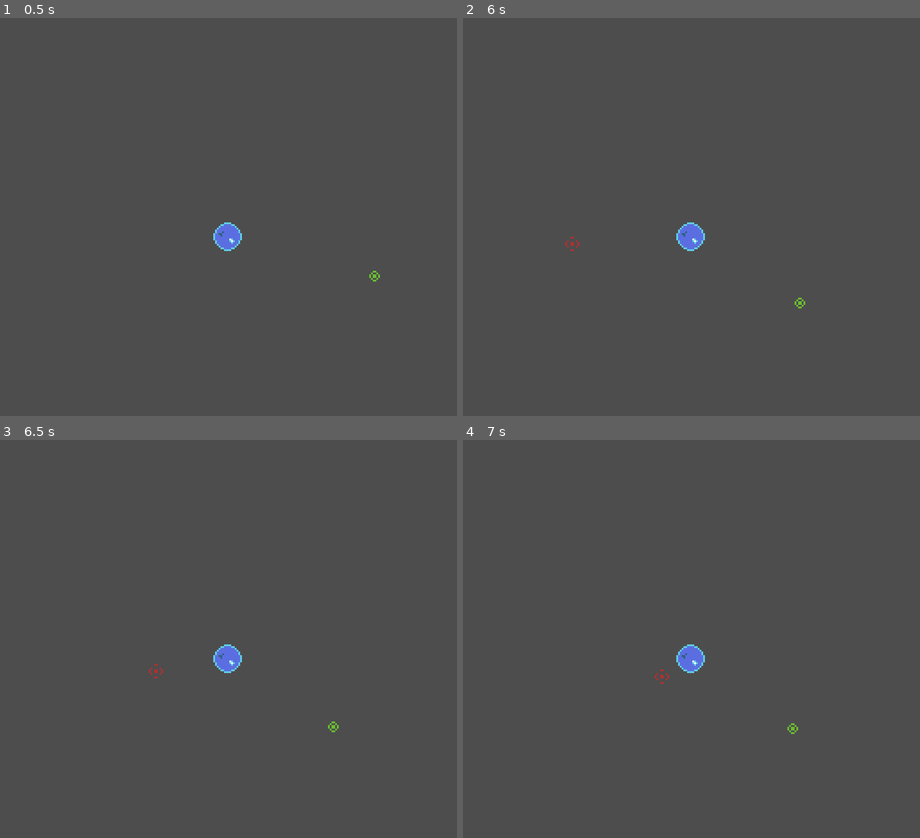
Above: before the commit, frames 1-4 (two rows, left to right).
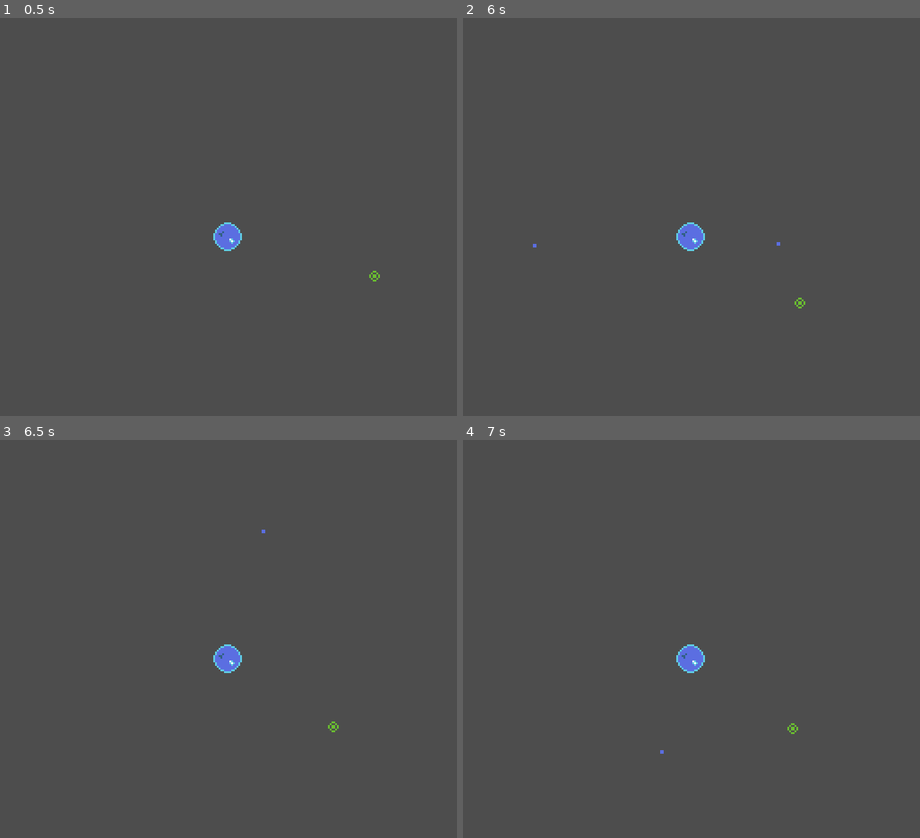
Above: after the commit, the same moments.

Repository: WinterAtne/Space-Pirate-Survival
Game: Godot game, scene res://scenes/main.tscn
The game is run twice, just before and just after one commit, with the same random seed, the same clock (stepped at 60 frames per second) and the same inputs.
Inputs (mouse positions are in pixels of both pictures, inside the frame that each line leads up to):
- Up to frame 1 (0.5 s): no input
- Up to frame 2 (6 s): tap Enter at 0.5, 2, 3.5 s; move the mouse to (668, 328) at 0.52 s; hold Space (accelerate) 0.53-2.03 s; click (668, 328) at 0.6 s; move the mouse to (828, 304) at 1.27 s; click (828, 304) at 1.35 s; move the mouse to (554, 169) at 2.02 s; click (554, 169) at 2.1 s; tap Space (accelerate) at 2.75, 4.25 s; move the mouse to (714, 236) at 2.77 s; click (714, 236) at 2.85 s; move the mouse to (622, 121) at 3.52 s; click (622, 121) at 3.6 s; move the mouse to (792, 213) at 4.27 s; hold Space (accelerate) from 4.28 s (still down); click (792, 213) at 4.35 s; move the mouse to (600, 260) at 5.02 s; click (600, 260) at 5.1 s; move the mouse to (737, 137) at 5.77 s; click (737, 137) at 5.85 s
- Up to frame 3 (6.5 s): keep holding Space (accelerate)
- Up to frame 4 (7 s): keep holding Space (accelerate); move the mouse to (668, 750) at 6.52 s; click (668, 750) at 6.6 s

Frame 1 is identical in both runs. In frame 2, less than 0.1% of the frame differs, in the area x 15-70%, y 54-59%; in frame 3, less than 0.1%; in frame 4, less than 0.1%.

Commit message:
Created the torpedo

Diff:
--- a/project.godot
+++ b/project.godot
@@ -34,6 +34,11 @@
 "events": [Object(InputEventKey,"resource_local_to_scene":false,"resource_name":"","device":-1,"window_id":0,"alt_pressed":false,"shift_pressed":false,"ctrl_pressed":false,"meta_pressed":false,"pressed":false,"keycode":0,"physical_keycode":32,"key_label":0,"unicode":32,"echo":false,"script":null)
 ]
 }
+fire={
+"deadzone": 0.5,
+"events": [Object(InputEventMouseButton,"resource_local_to_scene":false,"resource_name":"","device":-1,"window_id":0,"alt_pressed":false,"shift_pressed":false,"ctrl_pressed":false,"meta_pressed":false,"button_mask":1,"position":Vector2(90, 20),"global_position":Vector2(94, 61),"factor":1.0,"button_index":1,"canceled":false,"pressed":true,"double_click":false,"script":null)
+]
+}
 
 [physics]
 
--- a/scenes/hurtbox.gd
+++ b/scenes/hurtbox.gd
@@ -1,5 +1,6 @@
 extends Node
 
 func _on_body_entered(body) -> void:
-	if body.has_method("damage"):
+	#It can collide with itself so we need to make sure it doesn't
+	if body.has_method("damage") and not get_parent() == body:
 		body.damage()
--- a/scenes/player.gd
+++ b/scenes/player.gd
@@ -1,15 +1,29 @@
 extends RigidBody2D
 
 const acceleration : float = 5.0
+const torpedo_speed : float = 10000
+
+@export var torpedo : PackedScene
 
 func _physics_process(delta) -> void:
+	var mouse_position : Vector2 = get_viewport().get_mouse_position()
+	mouse_position = mouse_position - ((get_viewport().get_visible_rect().size / 2))
+	var facing : Vector2 = position.direction_to(mouse_position)
+
 	if Input.is_action_pressed("accelerate"):
-		var mouse_position : Vector2 = get_viewport().get_mouse_position()
-		mouse_position = mouse_position - ((get_viewport().get_visible_rect().size / 2))
-		var force_direction : Vector2 = position.direction_to(mouse_position)
+		apply_central_force(facing * acceleration)
 
-		apply_central_force(force_direction * acceleration)
 
+	if Input.is_action_just_pressed("fire"):
+		fire_torpedo(facing)
+
+
+func fire_torpedo(facing : Vector2) -> void:
+	var instanced_torpedo = torpedo.instantiate()
+	get_parent().add_child(instanced_torpedo)
+	instanced_torpedo.position = facing * 16 + global_position;
+
+	instanced_torpedo.apply_central_force(facing * torpedo_speed)
 
 
 func damage() -> void:
--- a/scenes/player.tscn
+++ b/scenes/player.tscn
@@ -1,15 +1,17 @@
-[gd_scene load_steps=5 format=3 uid="uid://cq3dypgj7lmc3"]
+[gd_scene load_steps=6 format=3 uid="uid://cq3dypgj7lmc3"]
 
 [ext_resource type="Script" path="res://scenes/player.gd" id="1_cugs0"]
 [ext_resource type="PackedScene" uid="uid://bvuiqs22t8vbo" path="res://scenes/gravity_object.tscn" id="1_padlu"]
+[ext_resource type="PackedScene" uid="uid://pc4t7461wbx8" path="res://scenes/torpedo.tscn" id="2_7maqe"]
 [ext_resource type="Texture2D" uid="uid://c8wnsxmuynco4" path="res://assets/player_ship.png" id="2_bxrph"]
 
 [sub_resource type="RectangleShape2D" id="RectangleShape2D_k2fau"]
 size = Vector2(6, 6)
 
 [node name="Player" type="RigidBody2D"]
-collision_mask = 0
+collision_layer = 0
 script = ExtResource("1_cugs0")
+torpedo = ExtResource("2_7maqe")
 
 [node name="Sprite" type="Sprite2D" parent="."]
 texture = ExtResource("2_bxrph")
--- a/scenes/ship.tscn
+++ b/scenes/ship.tscn
@@ -1,14 +1,14 @@
-[gd_scene load_steps=5 format=3 uid="uid://j7vqb66401co"]
+[gd_scene load_steps=6 format=3 uid="uid://j7vqb66401co"]
 
 [ext_resource type="Script" path="res://scenes/ship.gd" id="1_2oboe"]
 [ext_resource type="PackedScene" uid="uid://bvuiqs22t8vbo" path="res://scenes/gravity_object.tscn" id="1_fboxx"]
 [ext_resource type="Texture2D" uid="uid://bew35rdqjt7po" path="res://assets/ship.png" id="2_0tuav"]
+[ext_resource type="PackedScene" uid="uid://cgkbeytfggb7p" path="res://scenes/hurtbox.tscn" id="4_amvcd"]
 
 [sub_resource type="CircleShape2D" id="CircleShape2D_y4a83"]
 radius = 4.12311
 
 [node name="Ship" type="RigidBody2D"]
-collision_mask = 0
 script = ExtResource("1_2oboe")
 
 [node name="Sprite" type="Sprite2D" parent="."]
@@ -18,3 +18,8 @@
 shape = SubResource("CircleShape2D_y4a83")
 
 [node name="GravityObject" parent="." instance=ExtResource("1_fboxx")]
+
+[node name="Hurtbox" parent="." instance=ExtResource("4_amvcd")]
+
+[node name="CollisionShape2D" type="CollisionShape2D" parent="Hurtbox"]
+shape = SubResource("CircleShape2D_y4a83")
--- /dev/null
+++ b/scenes/torpedo.tscn
@@ -0,0 +1,17 @@
+[gd_scene load_steps=4 format=3 uid="uid://pc4t7461wbx8"]
+
+[ext_resource type="PackedScene" uid="uid://j7vqb66401co" path="res://scenes/ship.tscn" id="1_8exsb"]
+[ext_resource type="Texture2D" uid="uid://byqr2iitrsnxy" path="res://assets/torpedo.png" id="2_6hlv3"]
+
+[sub_resource type="RectangleShape2D" id="RectangleShape2D_ryj34"]
+size = Vector2(2, 2)
+
+[node name="Torpedo" instance=ExtResource("1_8exsb")]
+
+[node name="Sprite" parent="." index="0"]
+texture = ExtResource("2_6hlv3")
+
+[node name="CollisionShape2D" parent="." index="1"]
+shape = SubResource("RectangleShape2D_ryj34")
+
+[editable path="Hurtbox"]
Binary file changed: assets/torpedo.png
Not shown, changed: assets/torpedo.png.import
